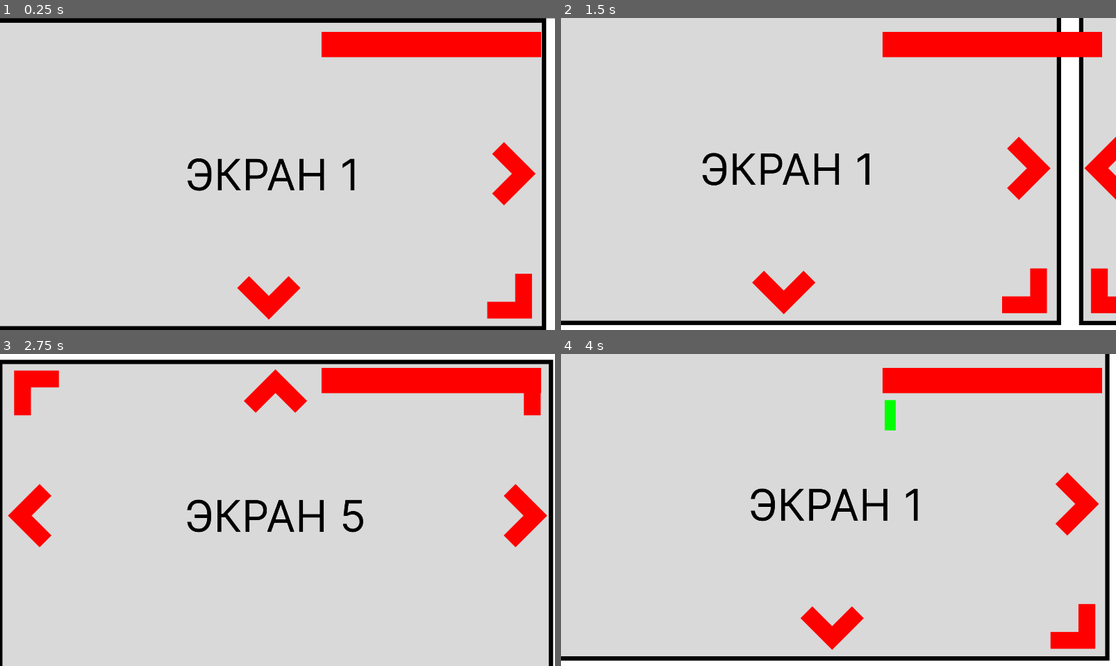
Above: before the commit, frames 1-4 (two rows, left to right).
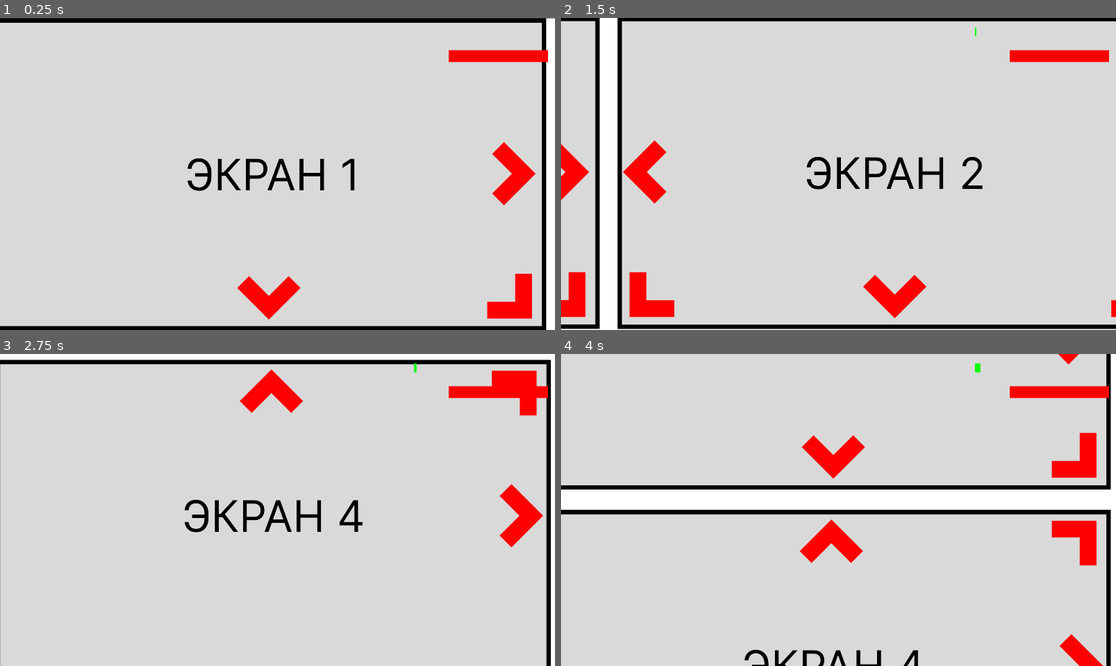
Above: after the commit, the same moments.

Repository: PistrunXvX/Unblock
Game: Godot game, scene res://Scenes/Main/main_scene.tscn
Same seed, same stepped clock (60 frames per second), same inputs: the game is played once before the commit and once after it.
Inputs (mouse positions are in pixels of both pictures, inside the frame that each line leads up to):
- Up to frame 1 (0.25 s): no input
- Up to frame 2 (1.5 s): tap Enter at 0.5 s; move the mouse to (1082, 170) at 0.52 s; tap S (camera_move_down) at 0.6 s; tap A (camera_move_left) at 0.8, 1.35 s; move the mouse to (588, 174) at 1.27 s
- Up to frame 3 (2.75 s): tap D (camera_move_right) at 1.55, 2.1 s; move the mouse to (271, 637) at 2.02 s; tap W (camera_move_top) at 2.3 s
- Up to frame 4 (4 s): move the mouse to (588, 516) at 2.77 s; tap W (camera_move_top) at 2.85 s; tap S (camera_move_down) at 3.05, 3.6 s; move the mouse to (810, 388) at 3.52 s; tap A (camera_move_left) at 3.8 s

The runs differ from the first frame. In frame 1, 3.2% of the frame differs, in the area x 57-99%, y 4-15%; in frame 2, 24%, in the area x 0-100%, y 0-100%; in frame 3, 8.1%; in frame 4, 21%.

Commit message:
Add stamina

Diff:
--- a/GlobalScripts/Events.gd
+++ b/GlobalScripts/Events.gd
@@ -1,4 +1,6 @@
 extends Node
+
+const STAMINA = preload("res://Scenes/UI/Stamina/Stamina.gd")
 # Called when the node enters the scene tree for the first time.
 func _ready():
 	pass # Replace with function body.
@@ -9,7 +11,7 @@
 	pass
 
 static func negative_event():
-	print('negative')
+	pass
 
 static func succsess_event():
 	print('succsess')
--- a/Scenes/GlobalCamera/GlobalCamera.gd
+++ b/Scenes/GlobalCamera/GlobalCamera.gd
@@ -26,12 +26,6 @@
 	tween.set_trans(Tween.TRANS_CUBIC)
 	tween.set_ease(Tween.EASE_IN_OUT)
 	tween.tween_property(camera2D, "global_transform", to.global_transform, duration).from(from.global_transform)
-#	tween.interpolate_value(camera2D, "global_transform", camera2D.global_transform,
-#		to.global_transform, duration, Tween.TRANS_CUBIC, Tween.EASE_IN_OUT)
-#	tween.interpolate_value(camera2D, "zoom", camera2D.zoom,
-#		to.zoom, duration, Tween.TRANS_CUBIC, Tween.EASE_IN_OUT)
-#	tween.interpolate_property(camera2D, "offset", camera2D.offset,
-#		to.offset, duration, Tween.TRANS_CUBIC, Tween.EASE_IN_OUT)
 	tween.play()
 
 	await tween.finished
--- a/Scenes/GlobalCamera/GlobalCamera.tscn
+++ b/Scenes/GlobalCamera/GlobalCamera.tscn
@@ -4,7 +4,7 @@
 
 [node name="GlobalCamera" type="Node"]
 script = ExtResource("1_firc6")
-duration = 0.3
+duration = 0.75
 
 [node name="Camera2D" type="Camera2D" parent="."]
 position = Vector2(8, 0)
--- a/Scenes/HUD/HUD.tscn
+++ b/Scenes/HUD/HUD.tscn
@@ -1,18 +1,71 @@
-[gd_scene load_steps=3 format=3 uid="uid://byj40cdlhan0v"]
+[gd_scene load_steps=6 format=3 uid="uid://byj40cdlhan0v"]
 
-[ext_resource type="PackedScene" uid="uid://c8ml3ac40vupn" path="res://Scenes/UI/Health/Health.tscn" id="1_fc1rr"]
-[ext_resource type="PackedScene" uid="uid://uc41q1m4ycyt" path="res://Scenes/UI/Stamina/Stamina.tscn" id="2_bbfg6"]
+[ext_resource type="Script" path="res://Scenes/TimeLine/TimeLine.gd" id="1_d0efd"]
+
+[sub_resource type="Gradient" id="Gradient_w665q"]
+offsets = PackedFloat32Array(1)
+colors = PackedColorArray(0, 1, 0, 1)
+
+[sub_resource type="GradientTexture2D" id="GradientTexture2D_2w6r4"]
+gradient = SubResource("Gradient_w665q")
+
+[sub_resource type="Gradient" id="Gradient_b3wy6"]
+offsets = PackedFloat32Array(1)
+colors = PackedColorArray(1, 0, 0, 1)
+
+[sub_resource type="GradientTexture2D" id="GradientTexture2D_vj1q1"]
+gradient = SubResource("Gradient_b3wy6")
 
 [node name="HUD" type="CanvasLayer"]
+script = ExtResource("1_d0efd")
 
-[node name="Health" parent="." instance=ExtResource("1_fc1rr")]
-offset_left = 1112.0
-offset_top = 48.0
-offset_right = -48.0
-offset_bottom = -944.0
+[node name="ClockTime" type="Timer" parent="."]
 
-[node name="Stamina" parent="." instance=ExtResource("2_bbfg6")]
-offset_left = 1120.0
-offset_top = 160.0
-offset_right = -48.0
-offset_bottom = -816.0
+[node name="Stamina" type="Control" parent="."]
+layout_mode = 3
+anchors_preset = 0
+offset_left = 1536.0
+offset_top = 32.0
+offset_right = 1880.0
+offset_bottom = 64.0
+
+[node name="StaminaBar" type="TextureProgressBar" parent="Stamina"]
+layout_mode = 1
+anchors_preset = 15
+anchor_right = 1.0
+anchor_bottom = 1.0
+offset_left = -104.0
+offset_right = 16.0
+grow_horizontal = 2
+grow_vertical = 2
+nine_patch_stretch = true
+texture_progress = SubResource("GradientTexture2D_2w6r4")
+
+[node name="Timer" type="Timer" parent="Stamina/StaminaBar"]
+autostart = true
+
+[node name="Health" type="Control" parent="."]
+layout_mode = 3
+anchors_preset = 0
+offset_left = 544.0
+offset_top = 104.0
+offset_right = 888.0
+offset_bottom = 144.0
+
+[node name="TextureProgressBar" type="TextureProgressBar" parent="Health"]
+layout_mode = 1
+anchors_preset = 15
+anchor_right = 1.0
+anchor_bottom = 1.0
+offset_left = 1008.0
+offset_top = 8.0
+offset_right = 1008.0
+offset_bottom = 8.0
+grow_horizontal = 2
+grow_vertical = 2
+value = 100.0
+nine_patch_stretch = true
+texture_progress = SubResource("GradientTexture2D_vj1q1")
+
+[connection signal="timeout" from="ClockTime" to="." method="_on_clock_time_timeout"]
+[connection signal="timeout" from="Stamina/StaminaBar/Timer" to="." method="_on_timer_timeout"]
--- a/Scenes/TimeLine/TimeLine.gd
+++ b/Scenes/TimeLine/TimeLine.gd
@@ -1,14 +1,25 @@
 extends Node
 
 @onready var timeLine = $ClockTime
-const EVENTS = preload("res://GlobalScripts/Events.gd")
+@onready var stamina = $Stamina/StaminaBar
+@onready var timer = $Stamina/StaminaBar/Timer
+@onready var hp_bar = $Health/TextureProgressBar
+@export var max_stamina = 100
+@export var step_stamina = 1
+@export var max_hp = 100
+@export var step_hp = 5
 
+#@onready var health = $He
 var currentTime = 0
 
 signal start_day
 
 func _ready():
 	timeLine.start()
+	stamina.value = 0
+	stamina.max_value = max_stamina
+	hp_bar.value = max_hp
+	hp_bar.max_value = max_hp
 
 # Called every frame. 'delta' is the elapsed time since the previous frame.
 func _process(delta):
@@ -18,5 +29,26 @@
 	start_day.emit()
 	currentTime += 1
 
-	if currentTime == 10:
-		EVENTS.negative_event()
+	if currentTime == 5:
+		negative_event(false, 10)
+#
+func negative_event(check, count):
+	if (check):
+		stamina.value += count
+	else:
+		stamina.value -= count
+
+func empty_event(check, count):
+	if (check):
+		stamina.value += count
+	else:
+		stamina.value -= count
+
+func succsess_event(check, count):
+	if (check):
+		stamina.value += count
+	else:
+		stamina.value -= count
+
+func _on_timer_timeout():
+	stamina.value += step_stamina
--- a/Scenes/TimeLine/TimeLine.tscn
+++ b/Scenes/TimeLine/TimeLine.tscn
@@ -1,9 +1,6 @@
-[gd_scene load_steps=2 format=3 uid="uid://dhljdxivpogf8"]
-
-[ext_resource type="Script" path="res://Scenes/TimeLine/TimeLine.gd" id="1_epfjd"]
+[gd_scene format=3 uid="uid://dhljdxivpogf8"]
 
 [node name="Node" type="Node"]
-script = ExtResource("1_epfjd")
 
 [node name="ClockTime" type="Timer" parent="."]
 
--- a/Scenes/UI/Health/Health.gd
+++ b/Scenes/UI/Health/Health.gd
@@ -1,16 +1,15 @@
 extends Control
 
 @onready var hp_bar = $TextureProgressBar
-
+@export var max_hp = 100
+@export var step_hp = 5
 
 # Called when the node enters the scene tree for the first time.
 func _ready():
 
 	#number of lives
-	hp_bar.value = 5
-
-	#number of max count of lives
-	hp_bar.max_value = 5
+	hp_bar.value = max_hp
+	hp_bar.max_value = max_hp
 
 # Called every frame. 'delta' is the elapsed time since the previous frame.
 func _process(_delta):
--- a/Scenes/UI/Health/Health.tscn
+++ b/Scenes/UI/Health/Health.tscn
@@ -25,7 +25,6 @@
 anchor_bottom = 1.0
 grow_horizontal = 2
 grow_vertical = 2
-max_value = 5.0
-value = 5.0
+value = 100.0
 nine_patch_stretch = true
 texture_progress = SubResource("GradientTexture2D_h3vlx")
--- a/Scenes/UI/Stamina/Stamina.gd
+++ b/Scenes/UI/Stamina/Stamina.gd
@@ -2,18 +2,24 @@
 
 @onready var stamina = $StaminaBar
 @onready var timer = $StaminaBar/Timer
+@onready var hp_bar = $Hea
+@export var max_stamina = 100
+@export var step_stamina = 1
+@export var max_hp = 100
+@export var step_hp = 5
 
+signal change_stumina(check, count)
 # Called when the node enters the scene tree for the first time.
 func _ready():
 
 	#initial value of stamina bar
 	stamina.value = 0
+	stamina.max_value = max_stamina
 
 # Called every frame. 'delta' is the elapsed time since the previous frame.
 func _process(_delta):
 	pass
 
 func _on_timer_timeout():
-
 	#changing value when timer countdown
-	stamina.value += 5
+	stamina.value += step_stamina
--- a/Scenes/UI/Stamina/Stamina.tscn
+++ b/Scenes/UI/Stamina/Stamina.tscn
@@ -29,7 +29,6 @@
 texture_progress = SubResource("GradientTexture2D_1ocbf")
 
 [node name="Timer" type="Timer" parent="StaminaBar"]
-wait_time = 3.0
 autostart = true
 
 [connection signal="timeout" from="StaminaBar/Timer" to="." method="_on_timer_timeout"]
Not shown: 1 places in Scenes/UI/Health/Health.tscn that only renumber resources
Not shown: 1 places in Scenes/UI/Stamina/Stamina.tscn that only renumber resources
